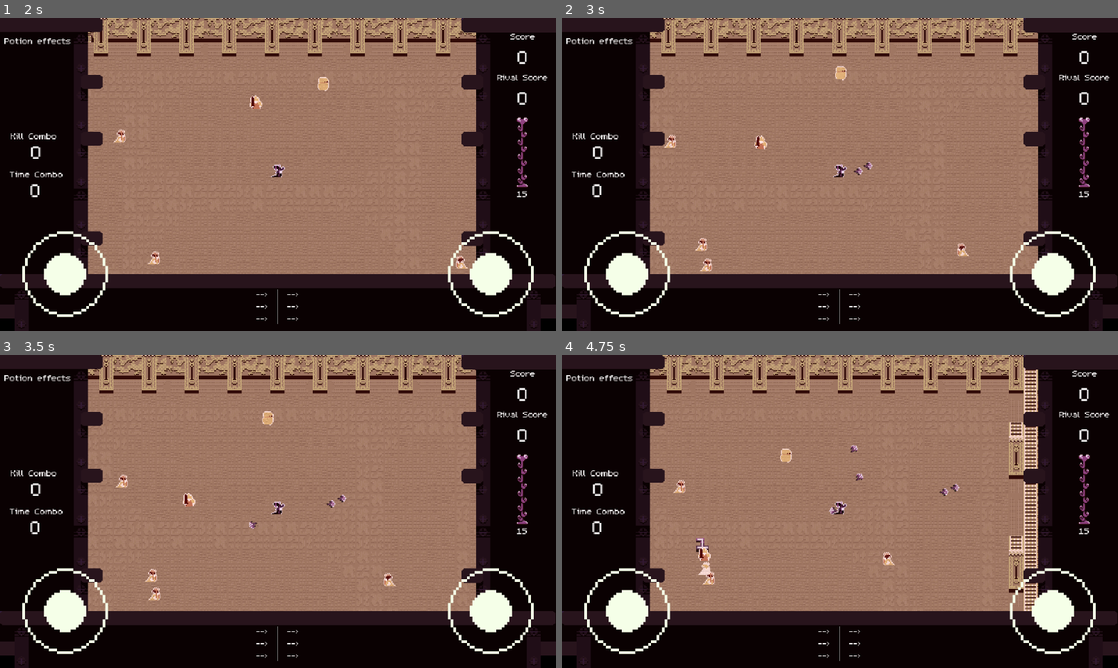
Above: before the commit, frames 1-4 (two rows, left to right).
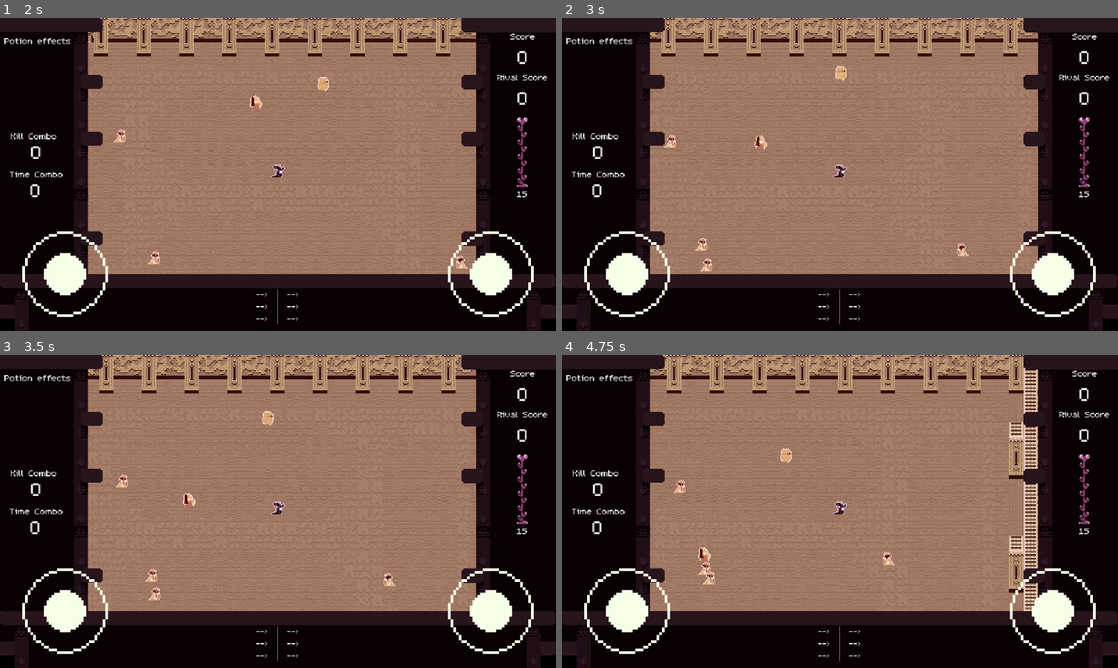
Above: after the commit, the same moments.

Repository: DanWaywell/collab_jam_game
Game: Godot game, scene res://menu/start_menu.tscn
Two runs of this game, one before a commit and one after it. Both use one fixed random seed, a clock stepped at 60 frames per second and the inputs below.
Inputs (mouse positions are in pixels of both pictures, inside the frame that each line leads up to):
- Up to frame 1 (2 s): click "Hell yeah, let's go!" at 0.5 s; click "skip intro" at 1.25 s
- Up to frame 2 (3 s): tap Enter (ui_accept) at 2, 2.27 s; move the mouse to (962, 158) at 2.02 s; hold D (move_right) 2.03-2.75 s; hold Space (action_1) 2.03-2.75 s; click (962, 158) at 2.17 s; drag from (728, 190) to (701, 268) at 2.77 s
- Up to frame 3 (3.5 s): no input
- Up to frame 4 (4.75 s): move the mouse to (895, 442) at 3.52 s; press the mouse at (895, 442) at 3.53 s; hold D (move_right) 3.53-4.25 s; tap Space (action_1) at 3.8 s; release the mouse at (895, 442) at 4.25 s; drag from (812, 574) to (667, 486) at 4.27 s

Frame 1 is identical in both runs. In frame 2, less than 0.1% of the frame differs, in the area x 52-56%, y 45-51%; in frame 3, less than 0.1%; in frame 4, 0.2%, in the area x 24-72%, y 28-71%.

Commit message:
fix touch screen controls

Diff:
--- a/src/player/projectile_shooter.gd
+++ b/src/player/projectile_shooter.gd
@@ -15,9 +15,9 @@
 func _physics_process(_delta: float) -> void:
 	if shoot_delay.is_stopped():
 		if touch_screen_joystick_2.position_vector != Vector2(0,0):
-			fire_projectile(touch_screen_joystick_2.position_vector)
+			fire_projectile(touch_screen_joystick_2.position_vector.normalized())
 			shoot_delay.start()
-		elif Input.is_action_pressed("action_1"):
+		elif Input.is_action_pressed("action_1") and not DisplayServer.is_touchscreen_available():
 			fire_projectile(get_direction_between_mouse_and_player())
 			shoot_delay.start()
 
